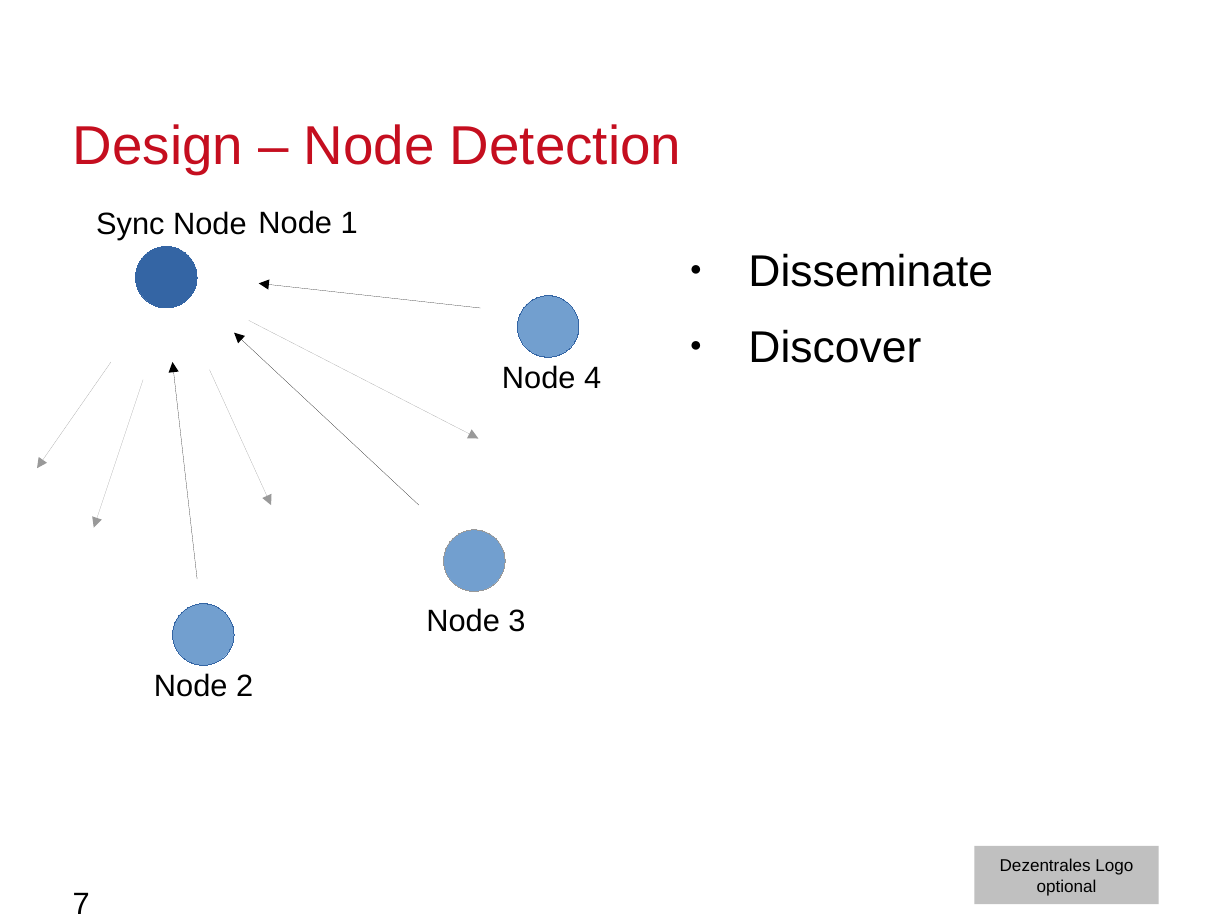
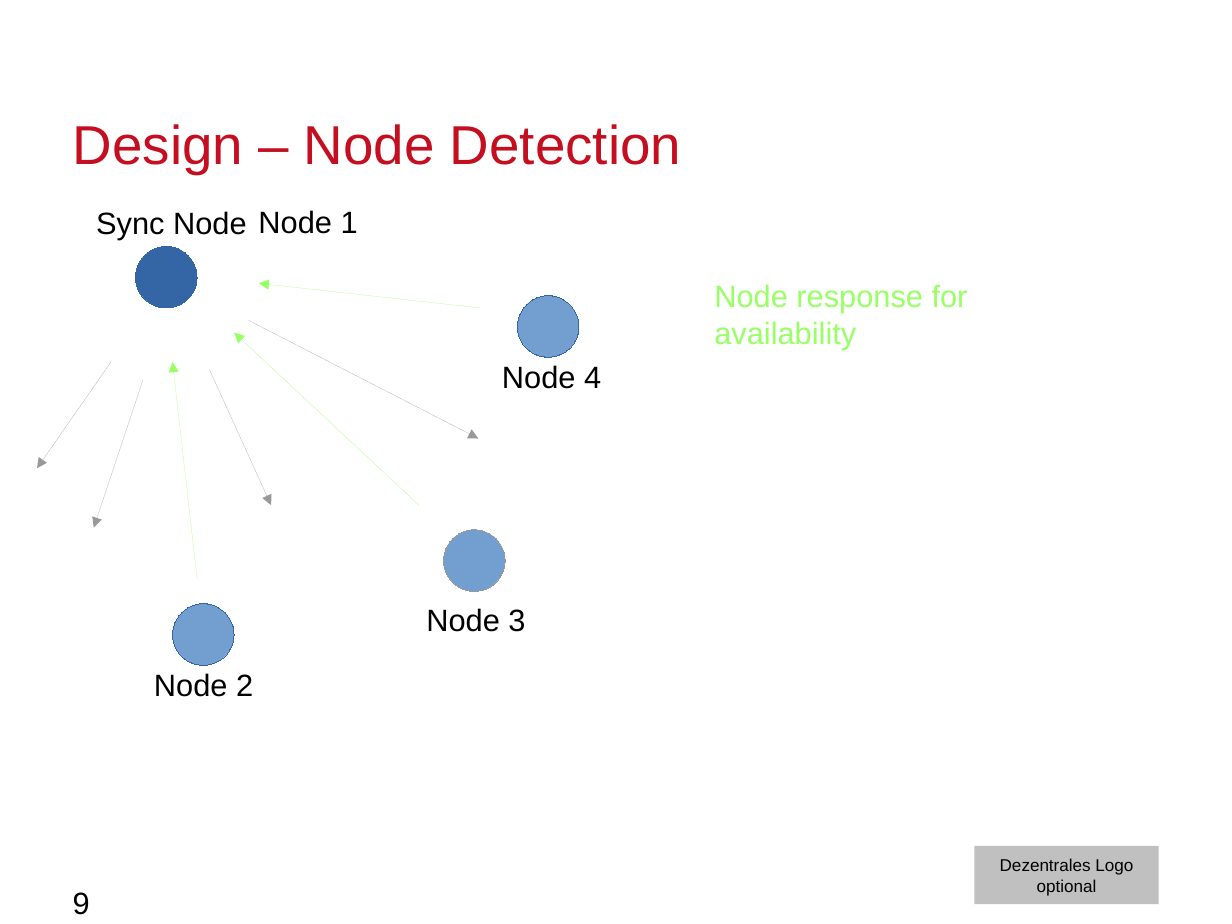
Before and after one commit to moritzschaefer/SensorSequence, a slide deck: slide 9 of docs/MeilensteinNrOne.odp (slide 7 before the commit). Drawn at 1232x924 pixels with LibreOffice and Linux fonts; fonts in the diff are those of the drawing; background and template pictures are left out. Boxes give left, top, right and bottom in pixels: in the first picture for what was removed or moved away, otherwise in the second. Text is boxed around its words. In the diff, an @@ line names an element or a change of style, - is before the commit and + after.

```diff
--- a/docs/MeilensteinNrOne.odp
+++ b/docs/MeilensteinNrOne.odp
@@ text removed at [748,253,993,363] @@
-● Disseminate
-● Discover
@@ arrow (480, 308) - (259, 283): stroke #000000 0 pt to #99FF66 0 pt @@
@@ text added at [714,284,968,350], 18 pt, text #99FF66 @@
+Node response for availability
@@ arrow (419, 505) - (234, 333): stroke #000000 0 pt to #99FF66 0 pt @@
@@ arrow (197, 579) - (172, 362): stroke #000000 0 pt to #99FF66 0 pt @@
@@ page number at [73,892,90,915]: text changed @@
-7
+9
```
Also in this commit, not shown: 7 other slides changed, 3 slides added, 1 slide removed.
